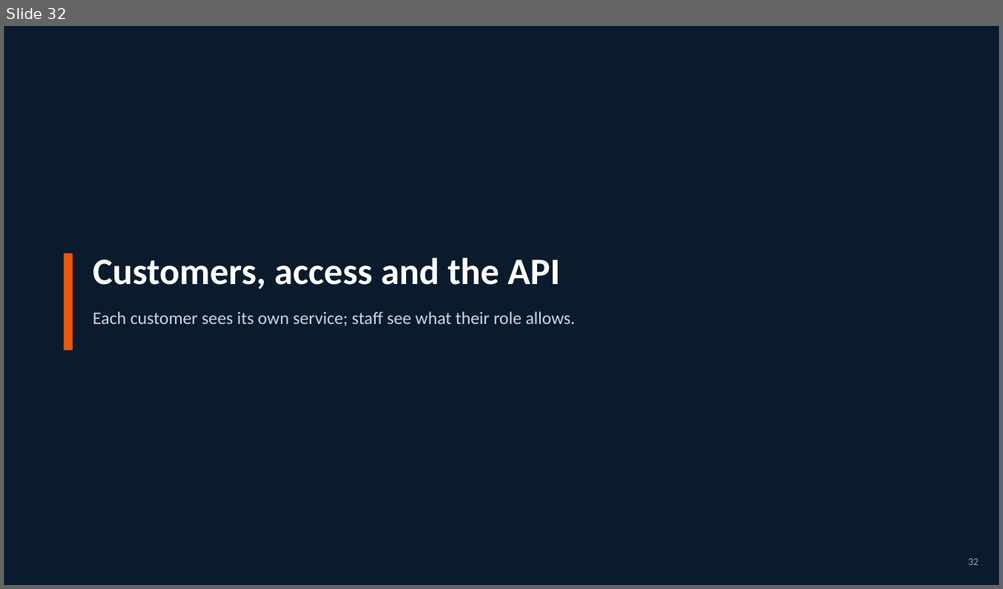
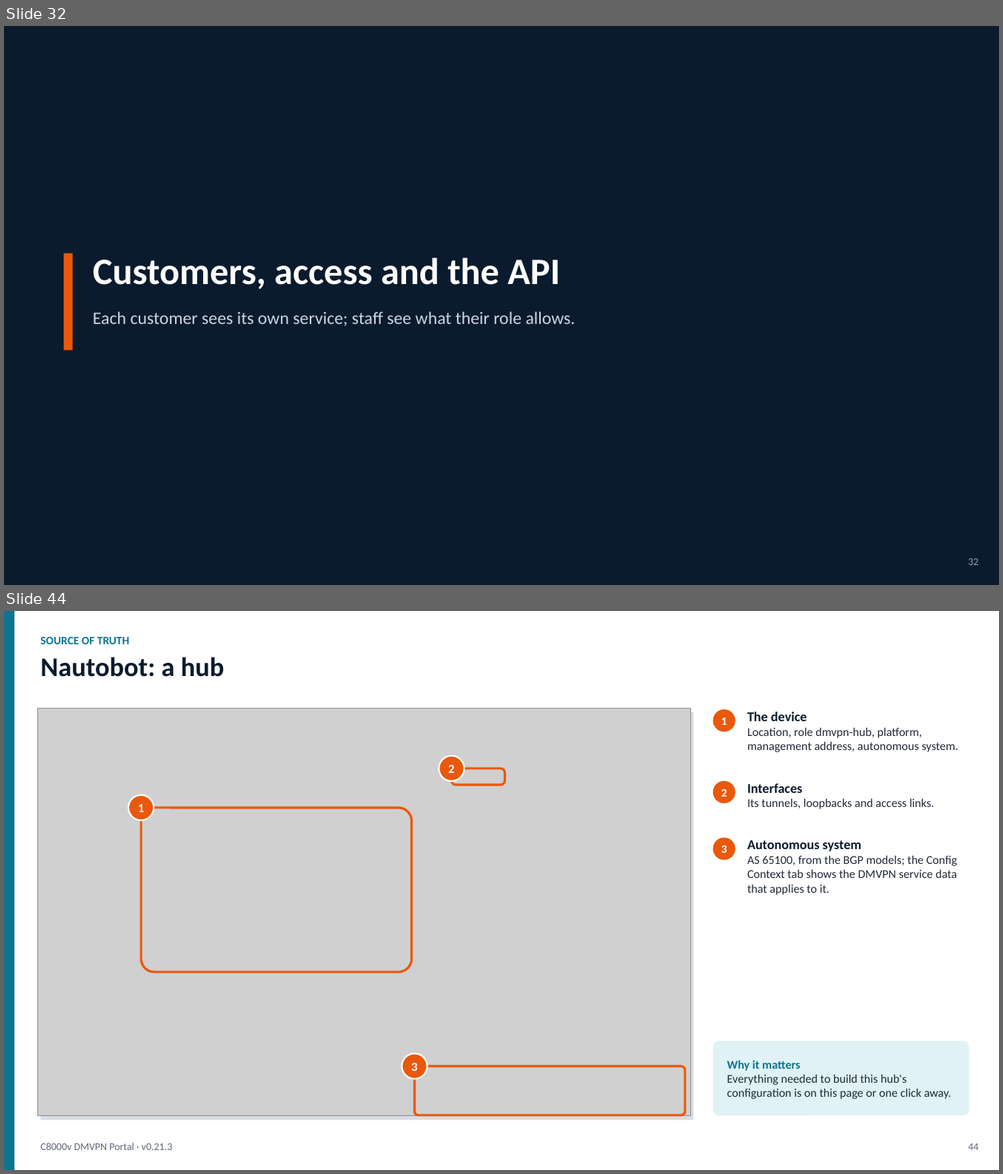
Before and after one commit to dcantor/c8000v-dmvpn-lab, a slide deck: docs/presentation/c8000v-dmvpn-portal.pptx. Shown one above the other, each under a label of ours: slide 32 before the commit, slides 32 and 44 after it; the slides between them are not shown. The pictures are 1003x589 and 1003x1174 pixels, drawn with LibreOffice and Linux fonts; fonts in the diff are those of the drawing; grey boxes stand for pictures. Boxes give left, top, right and bottom in pixels: in the first picture for what was removed or moved away, otherwise in the second. Text is boxed around its words. In the diff, an @@ line names an element or a change of style, - is before the commit and + after.

```diff
--- a/docs/presentation/c8000v-dmvpn-portal.pptx
+++ b/docs/presentation/c8000v-dmvpn-portal.pptx
@@ slide 44 added at bbox=[4, 611, 999, 1170], background #FFFFFF @@
@@ rectangle added at bbox=[4, 611, 14, 1170], fill #0E7490 @@
@@ text added at bbox=[40, 637, 129, 644], 11 pt, text #0E7490, bold @@
+SOURCE OF TRUTH
@@ text added at bbox=[40, 657, 225, 677], 26 pt, text #0B1B2E, bold @@
+Nautobot: a hub
@@ picture added at bbox=[37, 708, 691, 1116] @@
@@ rectangle added at bbox=[40, 712, 694, 1121], fill #D6DDE5 @@
@@ ellipse added at bbox=[713, 709, 735, 732], fill #EA580C, 11 pt, text #FFFFFF, bold @@
+1
@@ text added at bbox=[747, 712, 959, 752], 11.5 pt, text #1F2937 @@
+The device
+Location, role dmvpn-hub, platform, management address, autonomous system.
@@ ellipse added at bbox=[439, 756, 464, 781], fill #EA580C, outline #FFFFFF 1.5 pt, 12 pt, text #FFFFFF, bold @@
+2
@@ rounded rectangle added at bbox=[452, 769, 505, 785], outline #EA580C 2.25 pt @@
@@ ellipse added at bbox=[713, 781, 735, 803], fill #EA580C, 11 pt, text #FFFFFF, bold @@
+2
@@ text added at bbox=[747, 783, 933, 809], 11.5 pt, text #1F2937 @@
+Interfaces
+Its tunnels, loopbacks and access links.
@@ ellipse added at bbox=[128, 795, 154, 820], fill #EA580C, outline #FFFFFF 1.5 pt, 12 pt, text #FFFFFF, bold @@
+1
@@ rounded rectangle added at bbox=[142, 808, 412, 972], outline #EA580C 2.25 pt @@
@@ ellipse added at bbox=[713, 838, 735, 860], fill #EA580C, 11 pt, text #FFFFFF, bold @@
+3
@@ text added at bbox=[747, 840, 957, 895], 11.5 pt, text #1F2937 @@
+Autonomous system
+AS 65100, from the BGP models; the Config Context tab shows the DMVPN service data that applies to it.
@@ ellipse added at bbox=[401, 1054, 427, 1079], fill #EA580C, outline #FFFFFF 1.5 pt, 12 pt, text #FFFFFF, bold @@
+3
@@ rounded rectangle added at bbox=[713, 1042, 969, 1116], fill #E0F2F6 @@
@@ rounded rectangle added at bbox=[415, 1067, 685, 1116], outline #EA580C 2.25 pt @@
@@ text added at bbox=[727, 1060, 951, 1099], 11.5 pt, text #1F2937 @@
+Why it matters
+Everything needed to build this hub's configuration is on this page or one click away.
@@ text added at bbox=[40, 1143, 173, 1150], 10 pt, text #5B6778 @@
+C8000v DMVPN Portal · v0.21.3
@@ text added at bbox=[967, 1144, 978, 1150], 10 pt, text #5B6778 @@
+44
```
Also in this commit, not shown: 36 slides changed, 20 other slides added, 25 other files.
